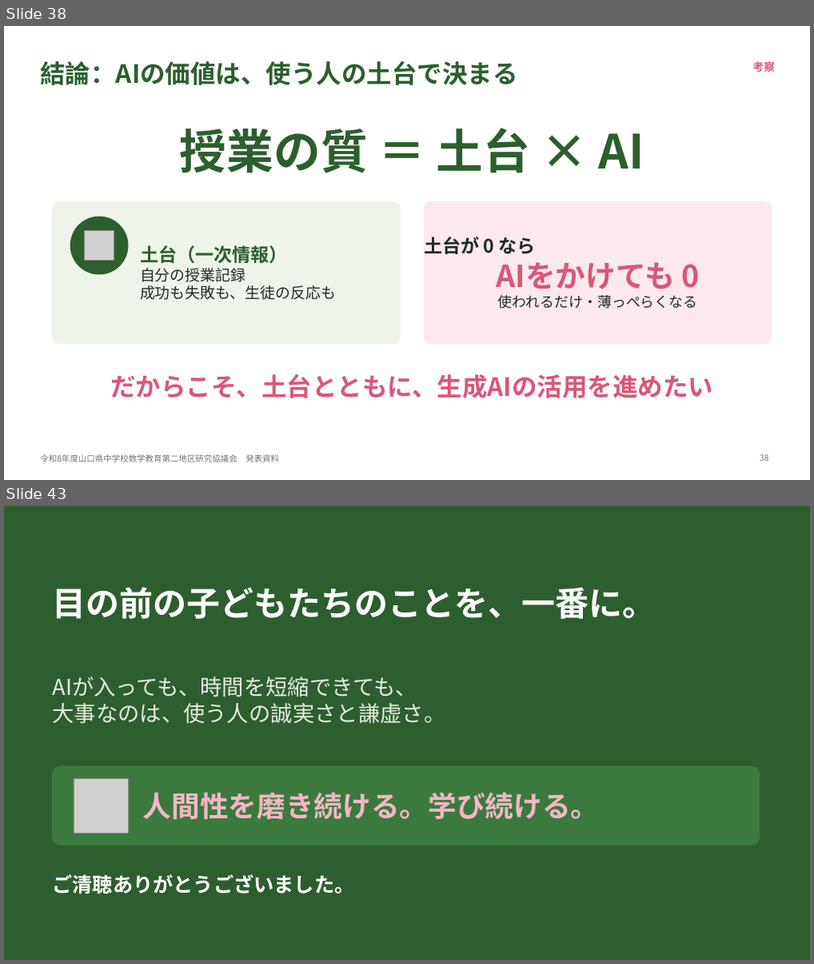
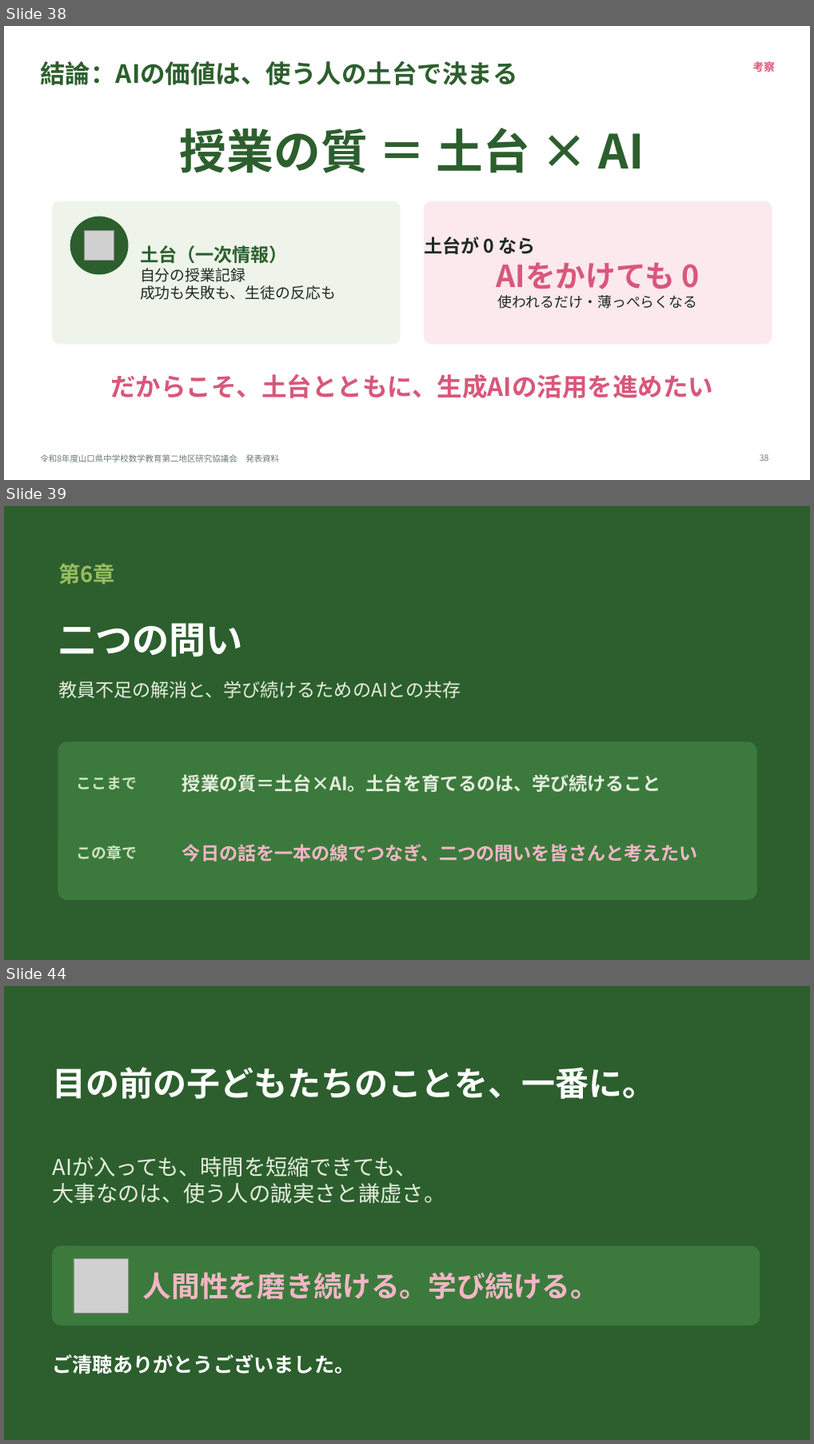
Before and after one commit to margiela14th-sudo/my-ai-project, a slide deck: 07_完成資料/県大会発表_生成AI授業再構築.pptx. Shown one above the other, each under a label of ours: slides 38 and 43 before the commit, slides 38, 39 and 44 after it; the slides between them are not shown. The pictures are 814x964 and 814x1444 pixels, drawn with LibreOffice and Linux fonts; fonts in the diff are those of the drawing; grey boxes stand for pictures. Boxes give left, top, right and bottom in pixels: in the first picture for what was removed or moved away, otherwise in the second. Text is boxed around its words. In the diff, an @@ line names an element or a change of style, - is before the commit and + after.

```diff
--- a/07_完成資料/県大会発表_生成AI授業再構築.pptx
+++ b/07_完成資料/県大会発表_生成AI授業再構築.pptx
@@ slide 39 added at [4,506,810,960], background #2C5F2D @@
@@ text added at [58,564,115,584], 26 pt, text #97BC62, bold @@
+第6章
@@ text added at [58,623,243,656], 44 pt, text #FFFFFF, bold @@
+二つの問い
@@ text added at [58,680,462,698], 22 pt, text #E5EEDF @@
+教員不足の解消と、学び続けるためのAIとの共存
@@ rounded rectangle added at [58,742,757,900], fill #3B7A3C, outline #3B7A3C 1 pt @@
@@ text added at [77,776,138,789], 18 pt, text #CFE3C0, bold @@
+ここまで
@@ text added at [182,774,662,792], 22 pt, text #E5EEDF, bold @@
+授業の質＝土台×AI。土台を育てるのは、学び続けること
@@ text added at [77,845,138,860], 18 pt, text #CFE3C0, bold @@
+この章で
@@ text added at [182,844,698,861], 22 pt, text #F4B6C6, bold @@
+今日の話を一本の線でつなぎ、二つの問いを皆さんと考えたい
@@ what was slide 43 is now slide 44 @@
```
Also in this commit, not shown: 16 slides changed, 4 other slides added, 4 slides removed, 10 other files.
